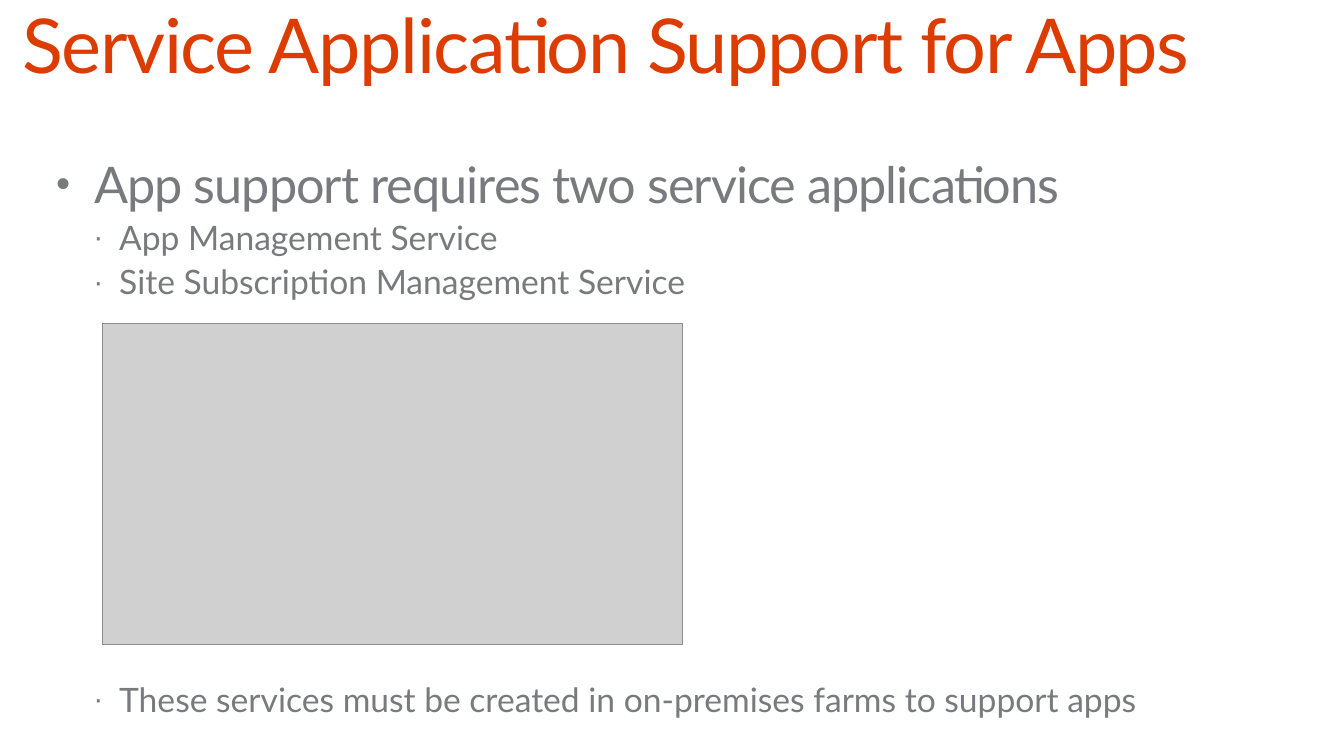
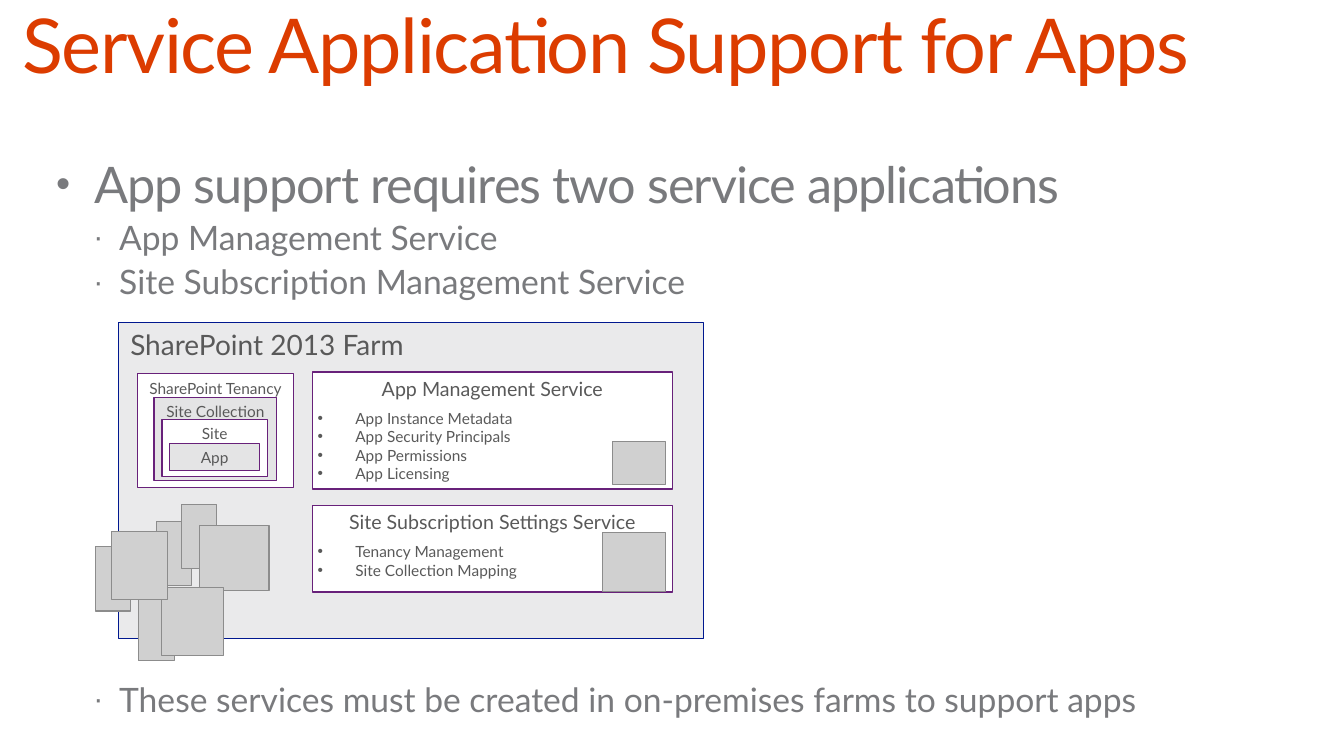
Before and after one commit to OfficeDev/TrainingContent, a slide deck: slide 14 of O3651-8 Setting up your on-premises environment for app development/O3651-8 Setting up your on-premises environment for app development.pptx. Drawn at 1344x756 pixels with LibreOffice and Linux fonts; fonts in the diff are those of the drawing; grey boxes stand for pictures; background and template pictures are left out. Boxes give left, top, right and bottom in pixels: in the first picture for what was removed or moved away, otherwise in the second. Text is boxed around its words. In the diff, an @@ line names an element or a change of style, - is before the commit and + after.

```diff
--- a/O3651-8 Setting up your on-premises environment for app development/O3651-8 Setting up your on-premises environment for app development.pptx
+++ b/O3651-8 Setting up your on-premises environment for app development/O3651-8 Setting up your on-premises environment for app development.pptx
@@ picture removed at [103, 324, 683, 644] @@
@@ group added at [95, 323, 703, 661]: 9 pictures, 7 rectangles @@
+SharePoint 2013 Farm
+App Management Service
+• App Instance Metadata
+• App Security Principals
+• App Permissions
+• App Licensing
+Site Subscription Settings Service
+• Tenancy Management
+• Site Collection Mapping
+SharePoint Tenancy
+Site Collection
+Site
+App
```
Also in this commit, not shown: 1 other slide changed, 4 slides added, 4 other files.
